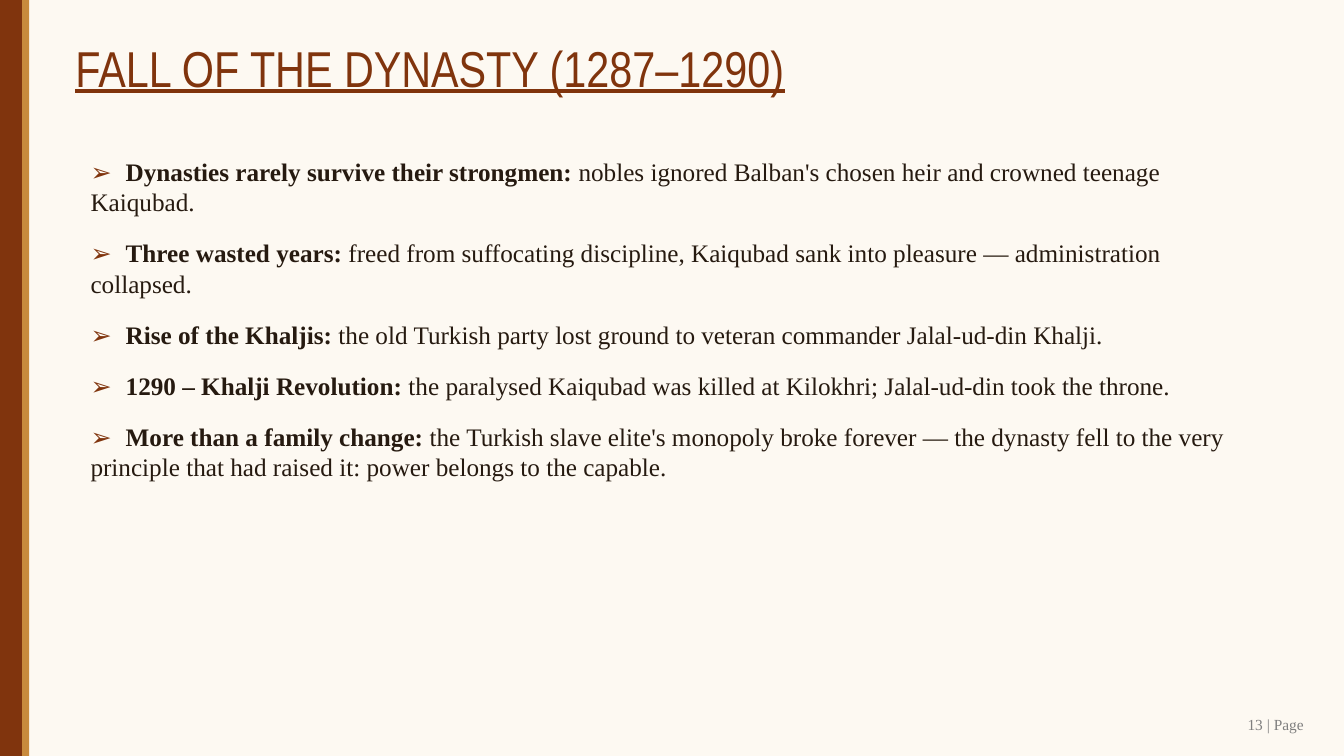
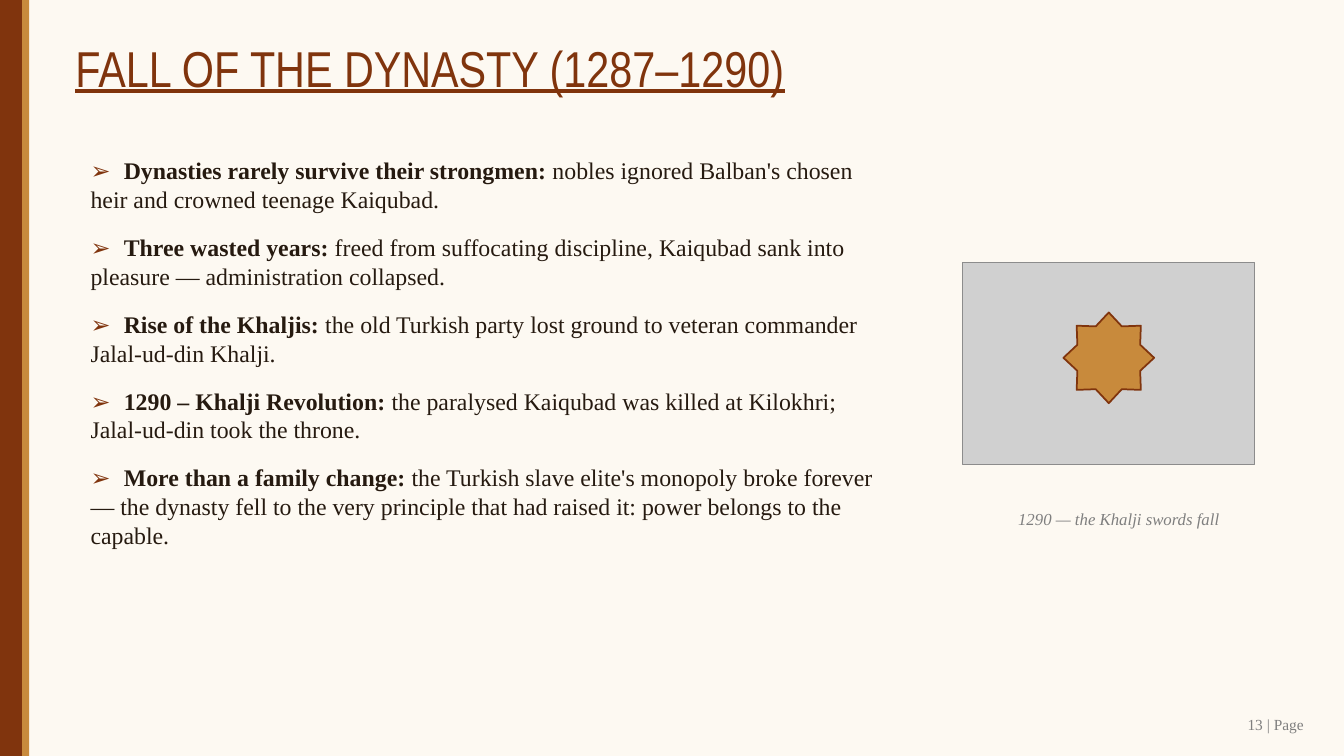
Before and after one commit to SangamSitapuri07/SIH, a slide deck: slide 13 of assignment/Slave_Dynasty_Mamluk_Presentation.pptx. Drawn at 1344x756 pixels with LibreOffice and Linux fonts; fonts in the diff are those of the drawing; grey boxes stand for pictures. Boxes give left, top, right and bottom in pixels: in the first picture for what was removed or moved away, otherwise in the second. Text is boxed around its words. In the diff, an @@ line names an element or a change of style, - is before the commit and + after.

```diff
--- a/assignment/Slave_Dynasty_Mamluk_Presentation.pptx
+++ b/assignment/Slave_Dynasty_Mamluk_Presentation.pptx
@@ text "➢ Dynasties rarely survive their ..." at box(91, 162, 873, 549): size 18 to 17 pt; less space between paragraphs @@
@@ picture added at box(963, 262, 1255, 465) @@
@@ star added at box(1064, 313, 1154, 403), fill #C88A3C, outline #80340D 1.25 pt @@
@@ text added at box(1018, 513, 1219, 529), 12 pt, text #7F7F7F, italic @@
+1290 — the Khalji swords fall
```
Also in this commit, not shown: 7 other files.
